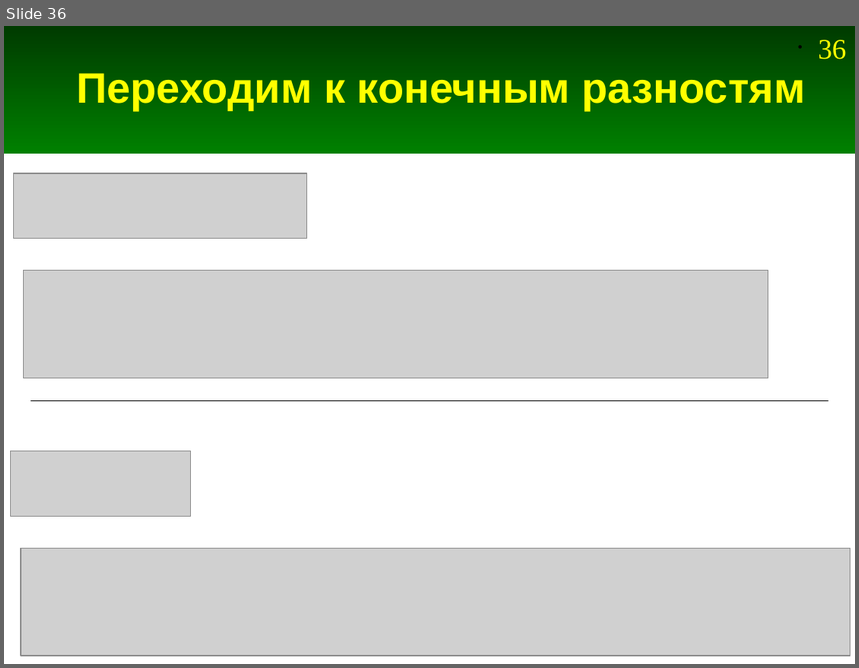
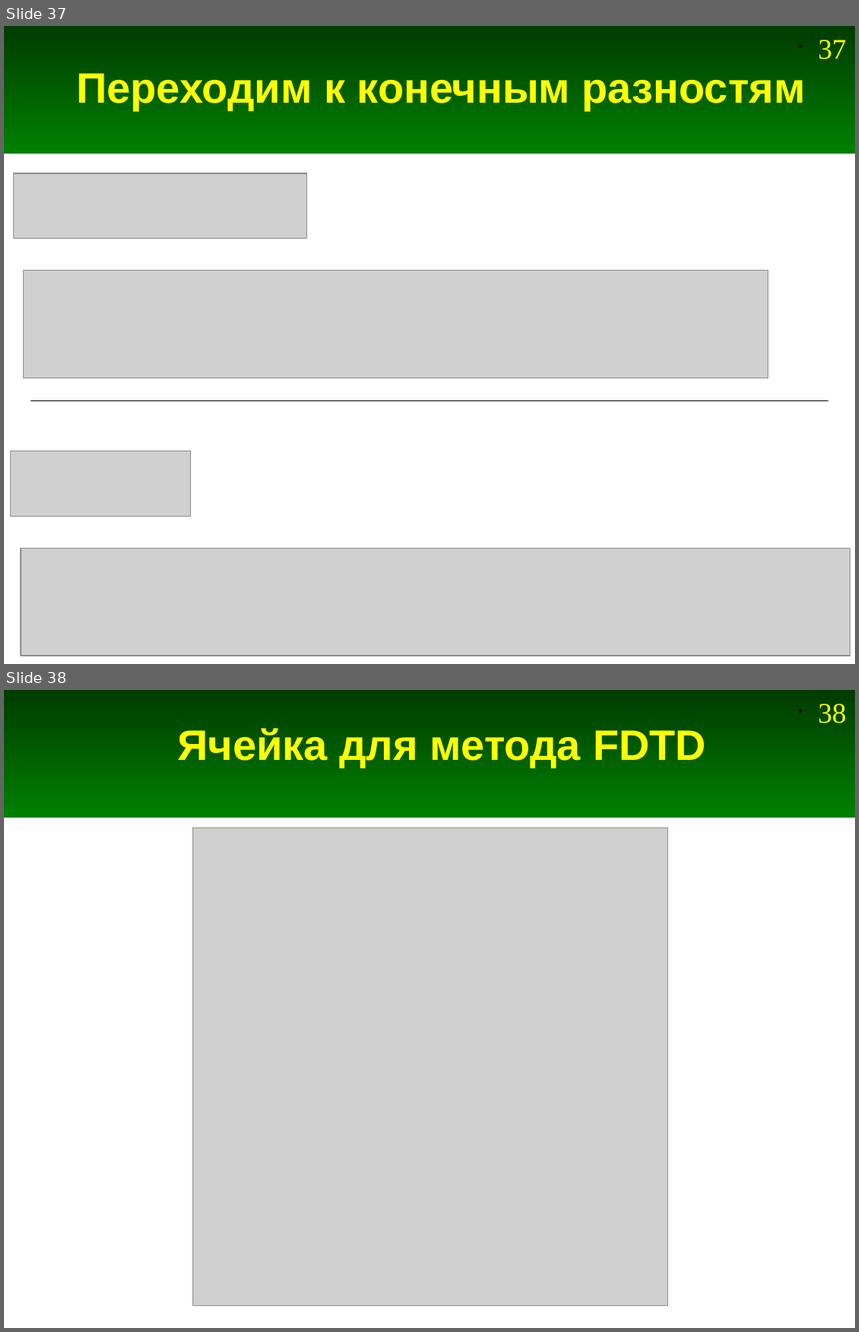
Before and after one commit to andris0147sv/modelling, a slide deck: presentations/2. FDTD.odp. Shown one above the other, each under a label of ours: slide 36 before the commit, slides 37 and 38 after it. The pictures are 859x668 and 859x1332 pixels, drawn with LibreOffice and Linux fonts; fonts in the diff are those of the drawing; grey boxes stand for pictures. Boxes give left, top, right and bottom in pixels: in the first picture for what was removed or moved away, otherwise in the second. Text is boxed around its words. In the diff, an @@ line names an element or a change of style, - is before the commit and + after.

```diff
--- a/presentations/2. FDTD.odp
+++ b/presentations/2. FDTD.odp
@@ slide 38 added at (4, 690, 855, 1328), background #FFFFFF; not listed: 2 template elements that a slide beside it also shows @@
@@ title added at (177, 728, 706, 768), 36 pt, text #FFFF00, bold @@
+Ячейка для метода FDTD
@@ picture added at (193, 828, 668, 1306) @@
@@ what was slide 36 is now slide 37 @@
@@ page number at (818, 40, 846, 59): text changed @@
-• 36
+• 37
```
Also in this commit, not shown: 3 slides changed, 2 other slides added, 1 slide removed.
